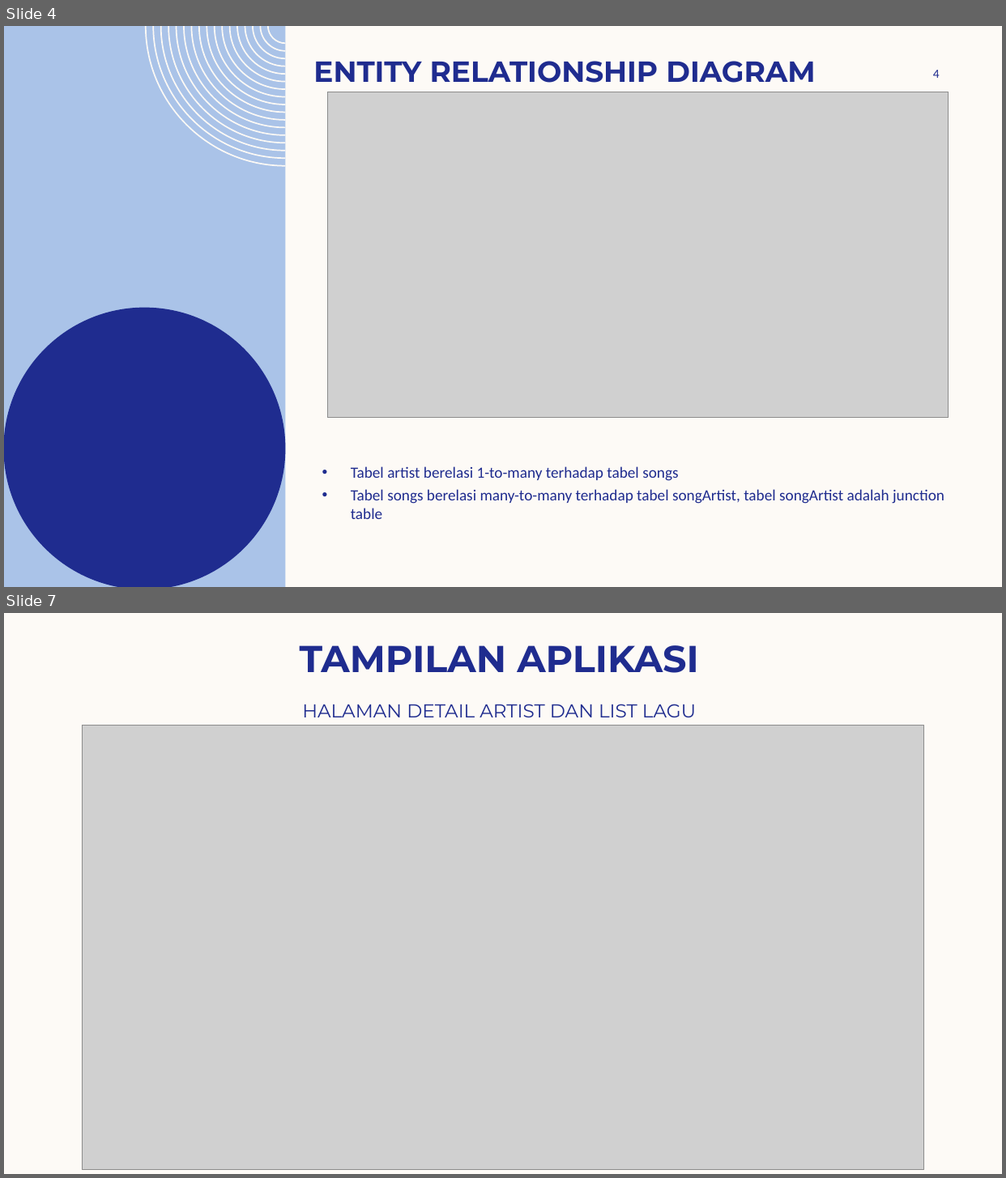
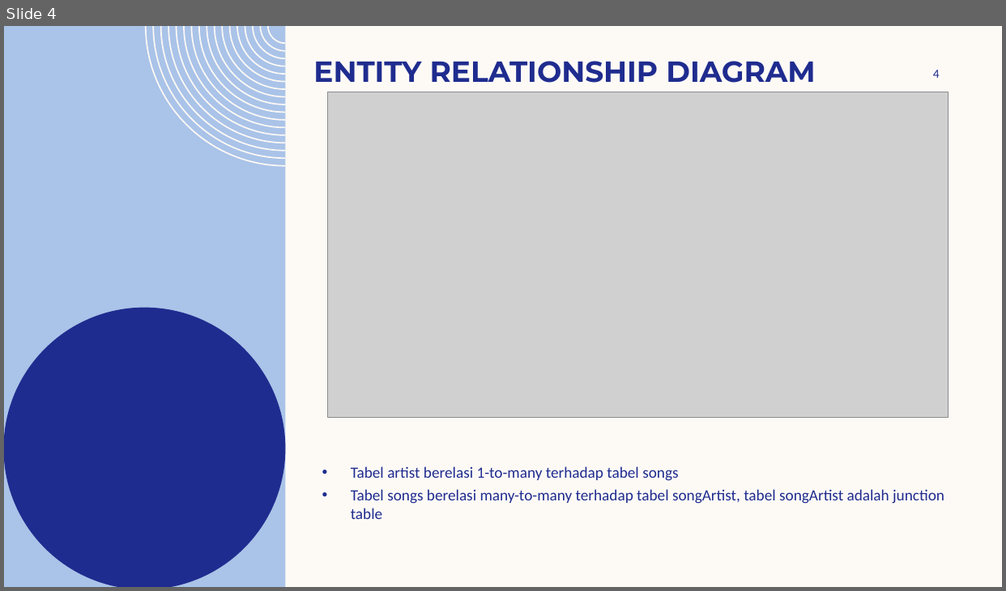
Before and after one commit to rianjanuarian/music-apps, a slide deck: BE-[Songs Apps]-[Mohammad Rizki Yanuarianto].pptx. Shown one above the other, each under a label of ours: slides 4 and 7 before the commit, slide 4 after it; the slides between them are not shown. The pictures are 1006x1178 and 1006x591 pixels, drawn with LibreOffice and Linux fonts; fonts in the diff are those of the drawing; grey boxes stand for pictures; background and template pictures are left out. Boxes give left, top, right and bottom in pixels: in the first picture for what was removed or moved away, otherwise in the second. Text is boxed around its words. In the diff, an @@ line names an element or a change of style, - is before the commit and + after.

Commit message:
add ppt

```diff
--- a/BE-[Songs Apps]-[Mohammad Rizki Yanuarianto].pptx
+++ b/BE-[Songs Apps]-[Mohammad Rizki Yanuarianto].pptx
@@ slide 7 removed at (4,613,1002,1174), background #FDFAF6 @@
@@ title removed at (300,645,699,673) @@
-TAMPILAN APLIKASI
@@ text removed at (302,704,696,717) @@
-HALAMAN DETAIL ARTIST DAN LIST LAGU
@@ picture removed at (83,726,924,1170) @@
```
Also in this commit, not shown: 8 other slides removed.
